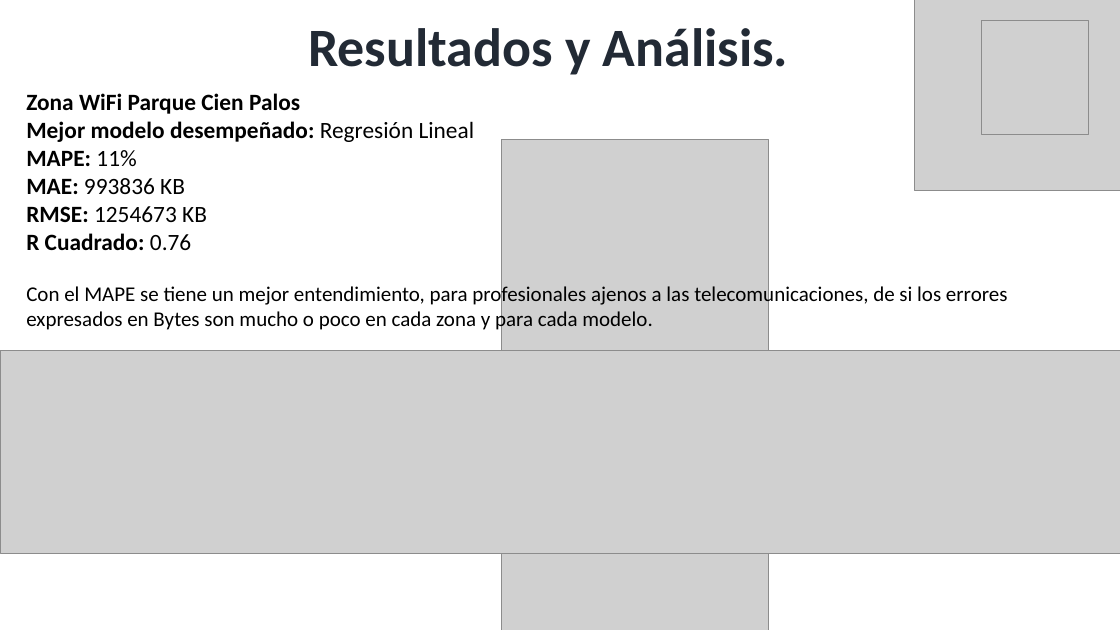
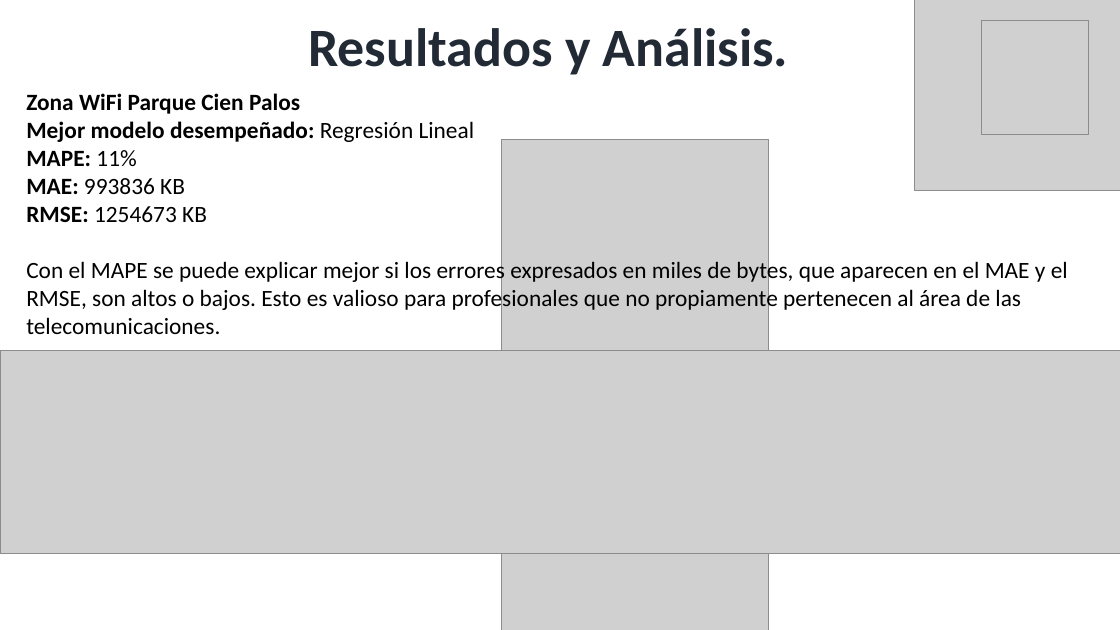
Before and after one commit to edier88/ProyectoAplicadoCienciaDatos, a slide deck: slide 22 of PRESENTA-TESIS-27012026_v6.ppsx. Drawn at 1120x630 pixels with LibreOffice and Linux fonts; fonts in the diff are those of the drawing; grey boxes stand for pictures; background and template pictures are left out. Boxes give left, top, right and bottom in pixels: in the first picture for what was removed or moved away, otherwise in the second. Text is boxed around its words. In the diff, an @@ line names an element or a change of style, - is before the commit and + after.

```diff
--- a/PRESENTA-TESIS-27012026_v6.ppsx
+++ b/PRESENTA-TESIS-27012026_v6.ppsx
@@ text at box(26, 258, 1068, 334): text changed; size 18 to 20 pt @@
-R Cuadrado: 0.76
-Con el MAPE se tiene un mejor entendimiento, para profesionales ajenos a las telecomunicaciones, de si los errores expresados en Bytes son mucho o poco en cada zona y para cada modelo.
+Con el MAPE se puede explicar mejor si los errores expresados en miles de bytes, que aparecen en el MAE y el RMSE, son altos o bajos. Esto es valioso para profesionales que no propiamente pertenecen al área de las telecomunicaciones.
```
Also in this commit, not shown: 3 other slides changed.
